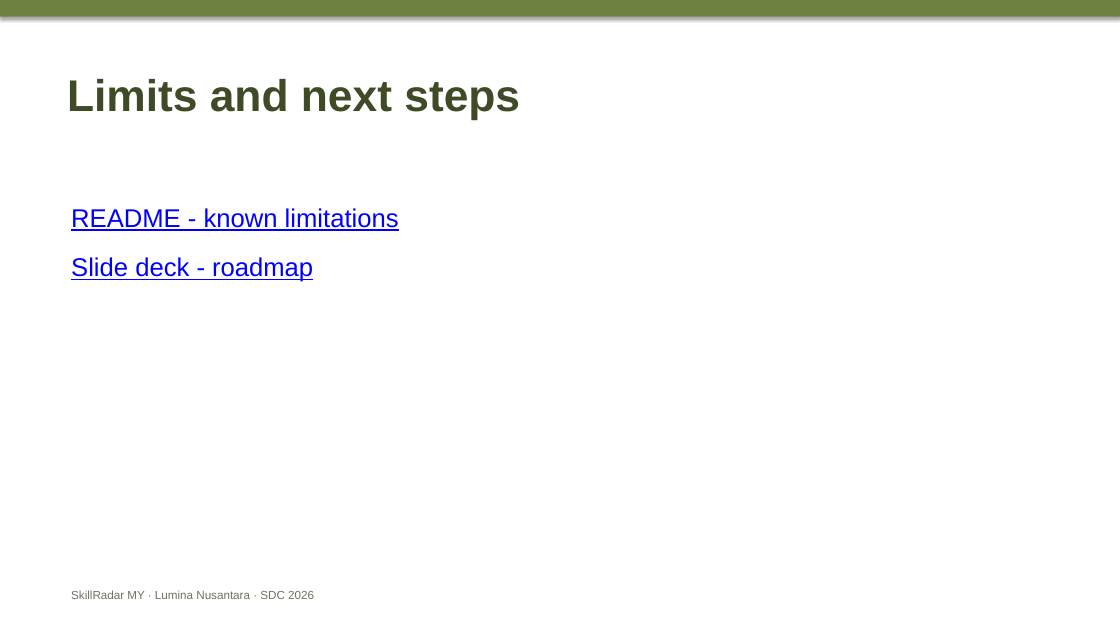
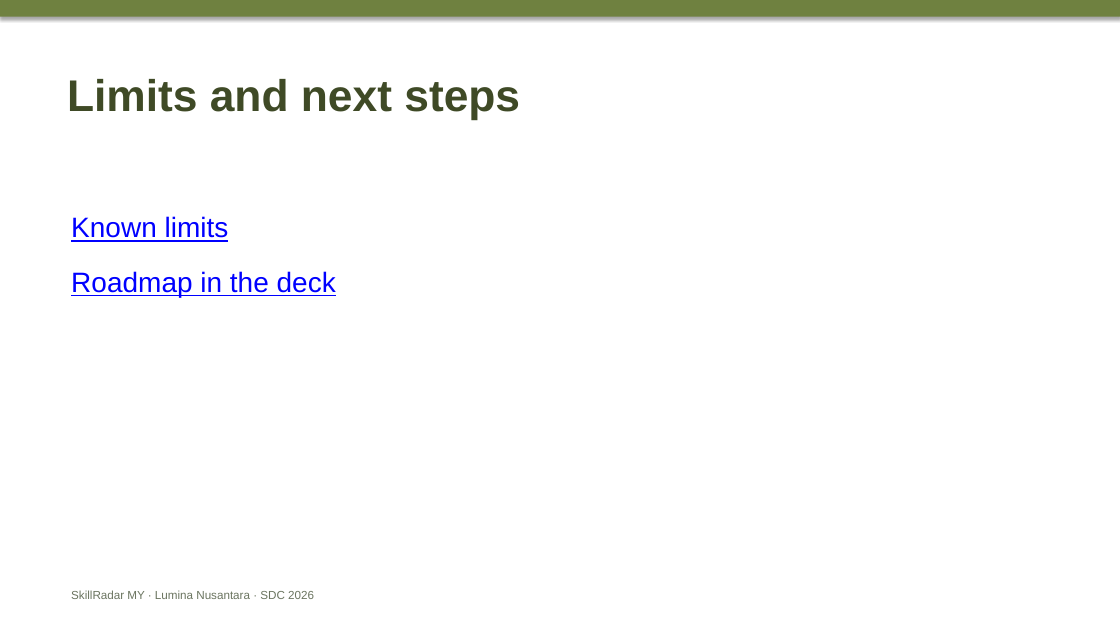
Before and after one commit to douyinlin/sdc2026-lumina-nusantara, a slide deck: slide 7 of team/CUE_DECK_4min10_to_6min.pptx. Drawn at 1120x630 pixels with LibreOffice and Linux fonts; fonts in the diff are those of the drawing. Boxes give left, top, right and bottom in pixels: in the first picture for what was removed or moved away, otherwise in the second. Text is boxed around its words. In the diff, an @@ line names an element or a change of style, - is before the commit and + after.

```diff
--- a/team/CUE_DECK_4min10_to_6min.pptx
+++ b/team/CUE_DECK_4min10_to_6min.pptx
@@ text at <box>71,216,336,297</box>: text changed; size 22 to 24 pt @@
-README - known limitations
-Slide deck - roadmap
+Known limits
+Roadmap in the deck
```
Also in this commit, not shown: 6 other slides changed, 4 other files.
